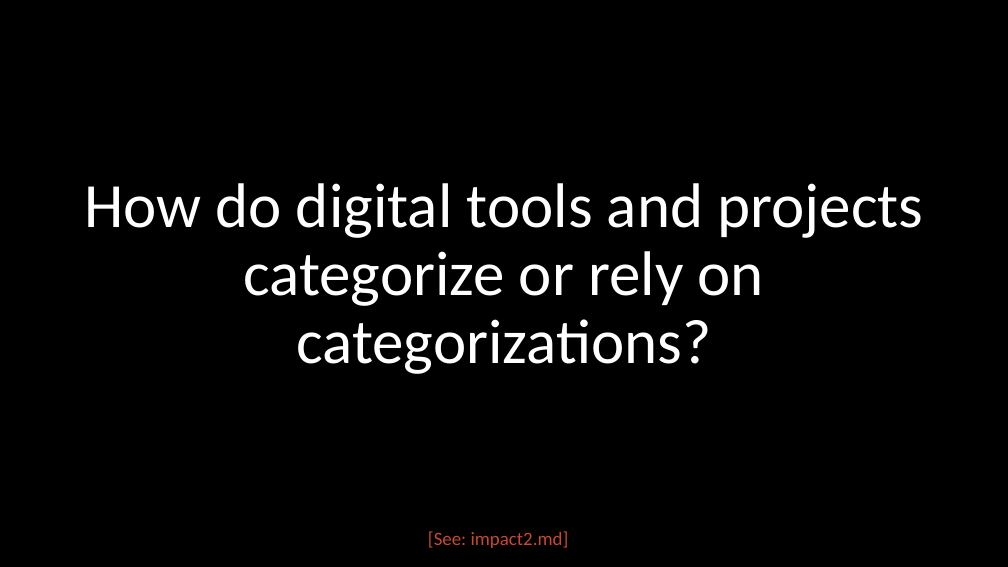
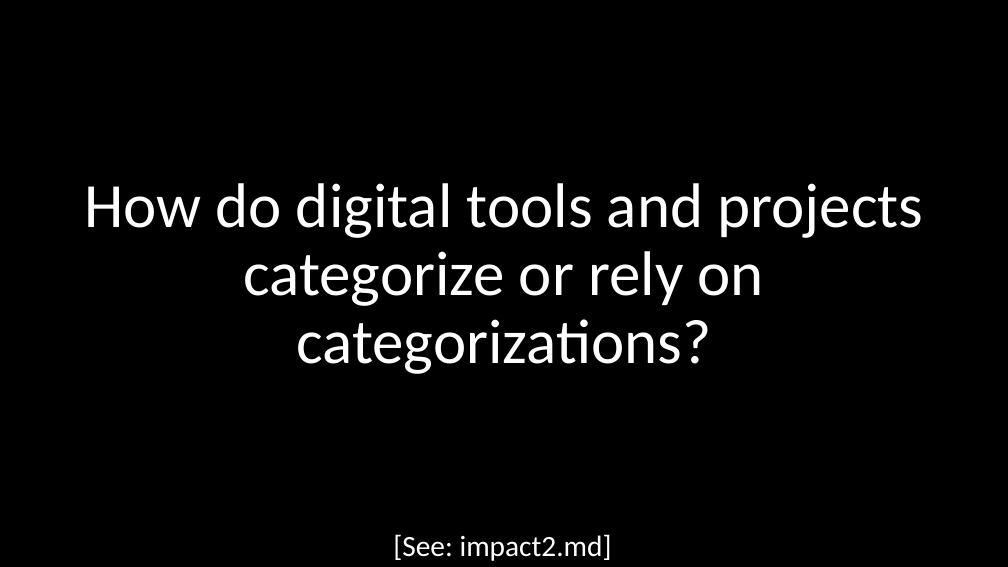
Before and after one commit to dhsouthbend/ethics, a slide deck: slide 27 of slides.pptx. Drawn at 1008x567 pixels with LibreOffice and Linux fonts; fonts in the diff are those of the drawing. Boxes give left, top, right and bottom in pixels: in the first picture for what was removed or moved away, otherwise in the second. Text is boxed around its words. In the diff, an @@ line names an element or a change of style, - is before the commit and + after.

Commit message:
changed .md references and other fonts' size and color for better visibility in slides

```diff
--- a/slides.pptx
+++ b/slides.pptx
@@ text "[See: impact2.md]": place and size @@
-text "[See: impact2.md]" at box(428, 531, 569, 548)
+text "[See: impact2.md]" at box(393, 534, 612, 561)
@@ text "[See: impact2.md]" at box(393, 534, 612, 561): size 18 to 28 pt, text colour #C9492C to #FFFFFF @@
```
Also in this commit, not shown: 51 other slides changed, 1 other file.
